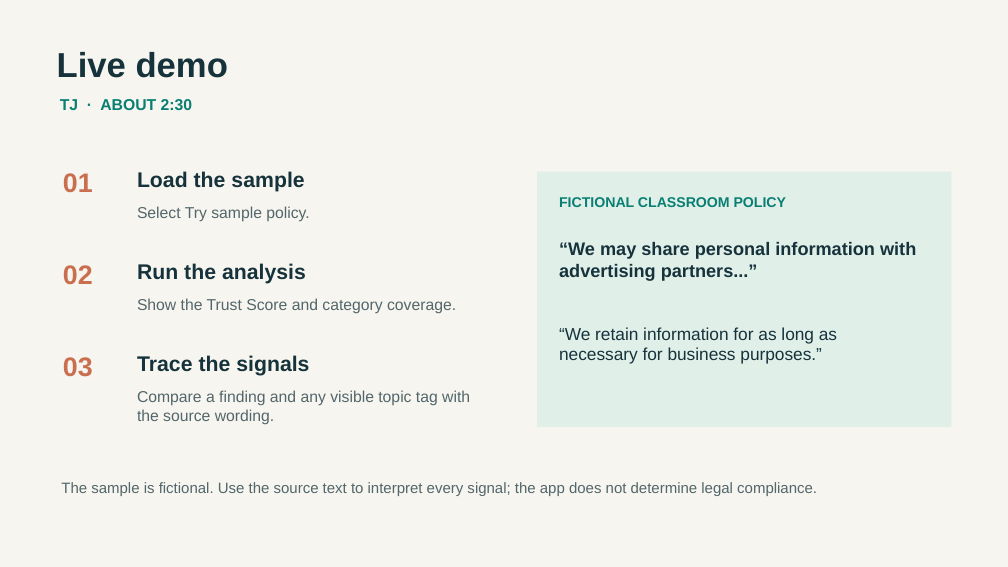
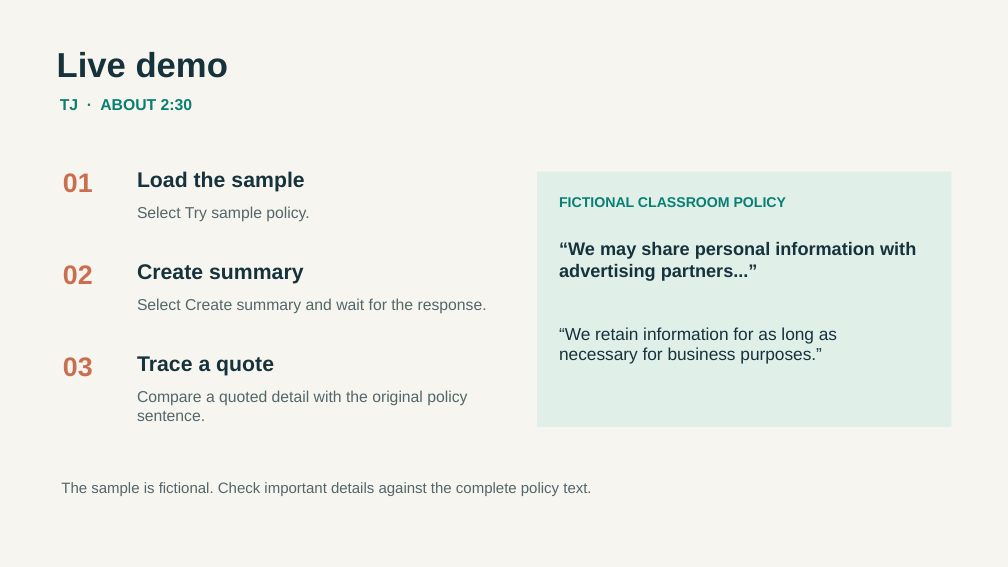
Before and after one commit to tjross28/Comp-496---TJ-Anthony-Amon-Prema, a slide deck: slide 5 of output/presentation/ClearPolicy_Project_Presentation.pptx. Drawn at 1008x567 pixels with LibreOffice and Linux fonts; fonts in the diff are those of the drawing. Boxes give left, top, right and bottom in pixels: in the first picture for what was removed or moved away, otherwise in the second. Text is boxed around its words. In the diff, an @@ line names an element or a change of style, - is before the commit and + after.

Commit message:
changed focus to summary

```diff
--- a/output/presentation/ClearPolicy_Project_Presentation.pptx
+++ b/output/presentation/ClearPolicy_Project_Presentation.pptx
@@ text at [137, 264, 304, 284]: text changed @@
-Run the analysis
+Create summary
@@ text at [137, 298, 487, 314]: text changed @@
-Show the Trust Score and category coverage.
+Select Create summary and wait for the response.
@@ text at [137, 356, 274, 376]: text changed @@
-Trace the signals
+Trace a quote
@@ text at [137, 390, 467, 421]: text changed @@
-Compare a finding and any visible topic tag with the source wording.
+Compare a quoted detail with the original policy sentence.
@@ text at [61, 482, 591, 496]: text changed @@
-The sample is fictional. Use the source text to interpret every signal; the app does not determine legal compliance.
+The sample is fictional. Check important details against the complete policy text.
```
Also in this commit, not shown: 3 other slides changed, 2 slides added, 2 slides removed, 49 other files.
